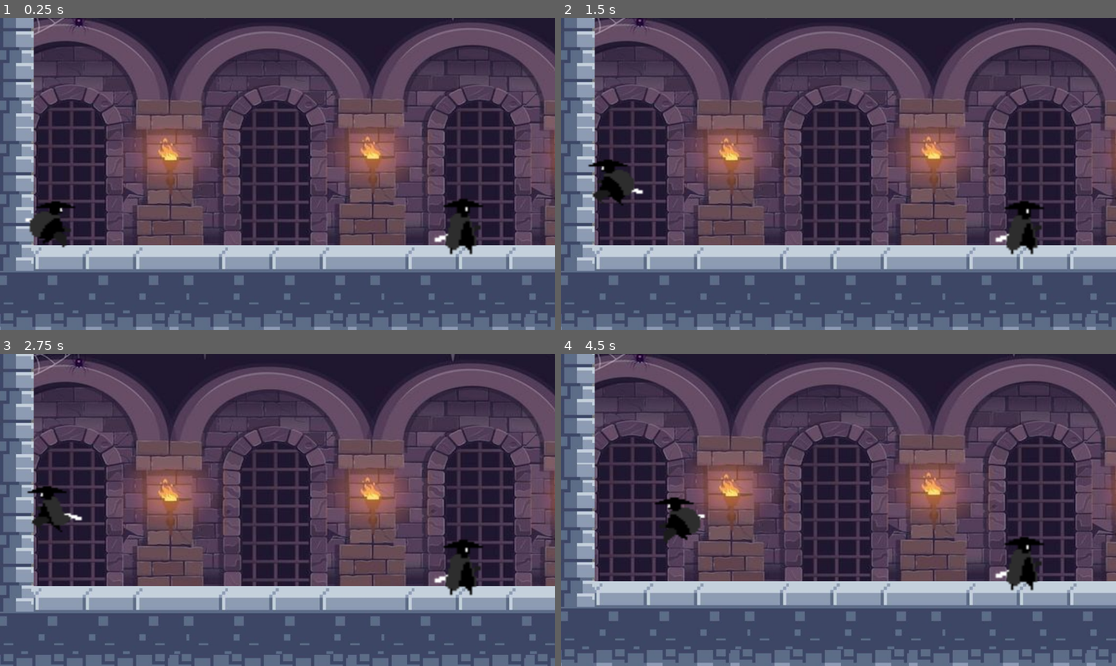
Above: before the commit, frames 1-4 (two rows, left to right).
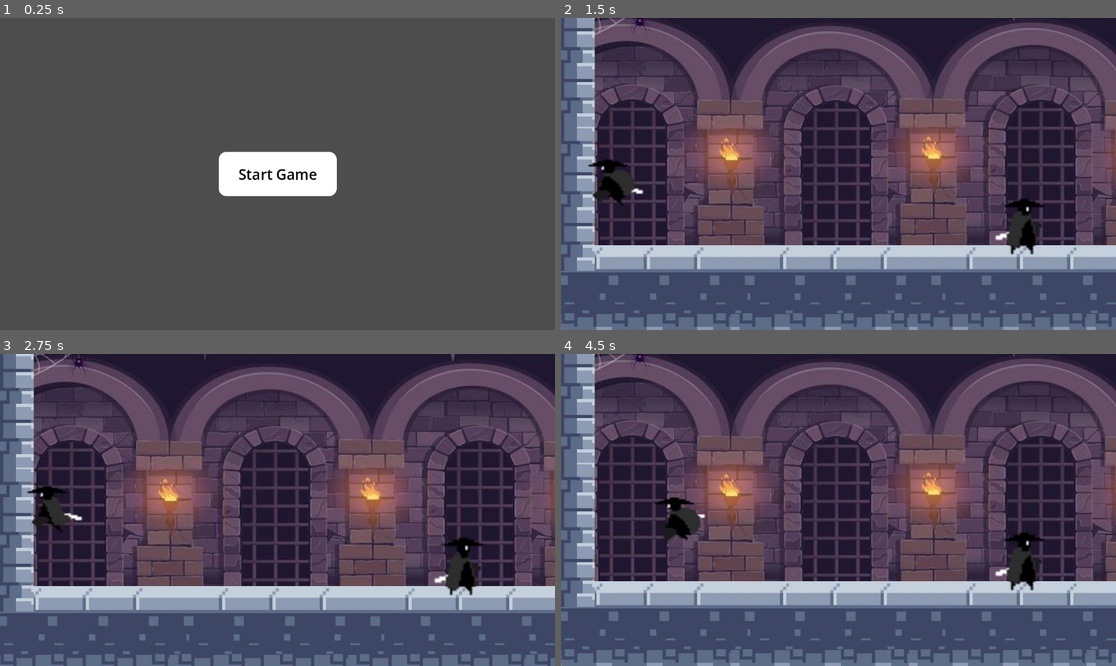
Above: after the commit, the same moments.

Repository: skyler-simpson/senior_design
Game: Godot game, scene res://Scenes/main_menu.tscn
The game is run twice, just before and just after one commit, with the same random seed, the same clock (stepped at 60 frames per second) and the same inputs. Before the commit the project starts from res://node_2d.tscn.
Inputs (mouse positions are in pixels of both pictures, inside the frame that each line leads up to):
- Up to frame 1 (0.25 s): no input
- Up to frame 2 (1.5 s): click (838, 174) at 0.5 s, where only the run after the commit has a clickable "Start Game"; tap Enter (ui_accept) at 1.25 s; move the mouse to (960, 158) at 1.27 s; hold A (move_right) from 1.28 s (still down); click (960, 158) at 1.35 s
- Up to frame 3 (2.75 s): keep holding A (move_right); tap Enter (ui_accept) at 1.52, 2.27 s; move the mouse to (166, 525) at 2.02 s; right-click (166, 525) at 2.1 s
- Up to frame 4 (4.5 s): move the mouse to (894, 441) at 2.77 s; release A (move_right) at 2.78 s; hold D (move_left) 2.78-3.53 s; click (894, 441) at 2.85 s; move the mouse to (810, 572) at 3.52 s; hold A (move_right) from 3.53 s (still down); right-click (810, 572) at 3.6 s; tap Enter (ui_accept) at 3.77 s; move the mouse to (1005, 556) at 4.27 s; click (1005, 556) at 4.35 s

The runs differ from the first frame. In frame 1, 69% of the frame differs, in the area x 0-100%, y 0-100%; in frame 2, 0.3%; in frame 3, 0.1%; in frame 4, 0.3%.

Commit message:
Added basic main menu screen before entering gameplay

Diff:
--- /dev/null
+++ b/src/Game Code/senior-design-project/Scenes/Main Menu.tscn
@@ -0,0 +1,9 @@
+[gd_scene format=3 uid="uid://duag4qatitwaa"]
+
+[node name="MainMenu" type="Control"]
+layout_mode = 3
+anchors_preset = 15
+anchor_right = 1.0
+anchor_bottom = 1.0
+grow_horizontal = 2
+grow_vertical = 2
--- /dev/null
+++ b/src/Game Code/senior-design-project/Scenes/main_menu.gd
@@ -0,0 +1,15 @@
+extends Control
+
+
+# Called when the node enters the scene tree for the first time.
+func _ready() -> void:
+	pass # Replace with function body.
+
+
+# Called every frame. 'delta' is the elapsed time since the previous frame.
+func _process(delta: float) -> void:
+	pass
+
+
+func _on_button_pressed() -> void:
+	get_tree().change_scene_to_file("res://node_2d.tscn")
--- /dev/null
+++ b/src/Game Code/senior-design-project/Scenes/main_menu.tscn
@@ -0,0 +1,39 @@
+[gd_scene load_steps=3 format=3 uid="uid://nuu2y8ts2gw6"]
+
+[ext_resource type="Script" uid="uid://beny45prvy761" path="res://Scenes/main_menu.gd" id="1_28flt"]
+
+[sub_resource type="StyleBoxFlat" id="StyleBoxFlat_erv1k"]
+bg_color = Color(1, 1, 1, 1)
+corner_radius_top_left = 16
+corner_radius_top_right = 16
+corner_radius_bottom_right = 16
+corner_radius_bottom_left = 16
+
+[node name="MainMenu" type="Control"]
+layout_mode = 3
+anchors_preset = 15
+anchor_right = 1.0
+anchor_bottom = 1.0
+grow_horizontal = 2
+grow_vertical = 2
+script = ExtResource("1_28flt")
+
+[node name="Button" type="Button" parent="."]
+layout_mode = 1
+anchors_preset = 8
+anchor_left = 0.5
+anchor_top = 0.5
+anchor_right = 0.5
+anchor_bottom = 0.5
+offset_left = -122.5
+offset_top = -46.0
+offset_right = 122.5
+offset_bottom = 46.0
+grow_horizontal = 2
+grow_vertical = 2
+theme_override_colors/font_color = Color(0, 0, 0, 1)
+theme_override_font_sizes/font_size = 30
+theme_override_styles/normal = SubResource("StyleBoxFlat_erv1k")
+text = "Start Game"
+
+[connection signal="pressed" from="Button" to="." method="_on_button_pressed"]
--- a/src/Game Code/senior-design-project/project.godot
+++ b/src/Game Code/senior-design-project/project.godot
@@ -11,7 +11,7 @@
 [application]
 
 config/name="Senior Design Project"
-run/main_scene="res://node_2d.tscn"
+run/main_scene="uid://nuu2y8ts2gw6"
 config/features=PackedStringArray("4.5", "Forward Plus")
 config/icon="res://icon.svg"
 
Not shown, added: src/Game Code/senior-design-project/Scenes/main_menu.gd.uid
